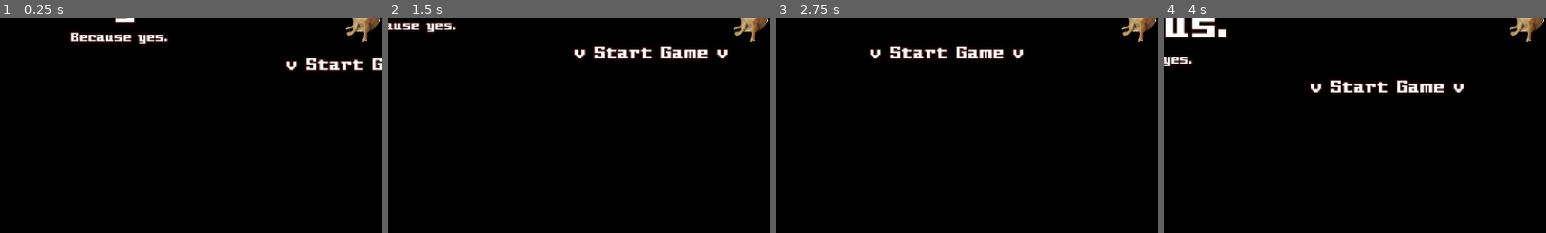
Above: before the commit, frames 1-4 (left to right).
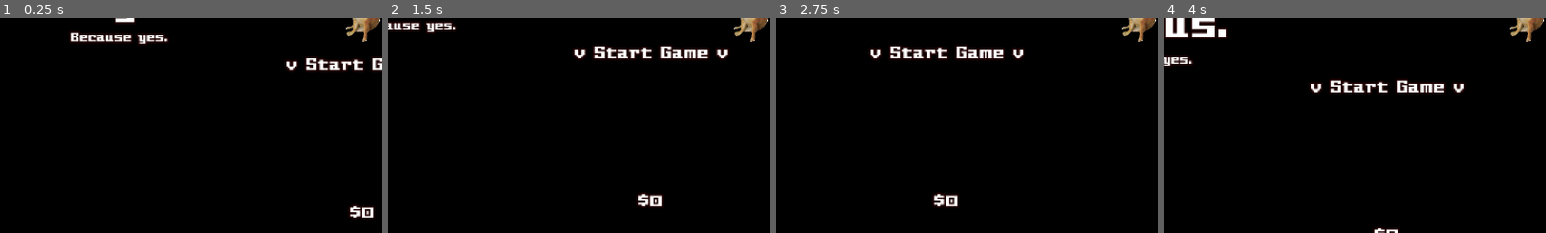
Above: after the commit, the same moments.

Repository: snoutibur-academic/Dingy-Dungeon-Game
Game: Godot game, scene res://Scenes/Main/Main.tscn
The game is run twice, just before and just after one commit, with the same random seed, the same clock (stepped at 60 frames per second) and the same inputs.
Inputs:
- Up to frame 1 (0.25 s): no input
- Up to frame 2 (1.5 s): tap Enter at 0.5 s; hold D (right) 0.53-1.28 s; hold S (down) from 1.28 s (still down)
- Up to frame 3 (2.75 s): tap Space at 2 s; release S (down) at 2.03 s; hold D (right) from 2.03 s (still down)
- Up to frame 4 (4 s): release D (right) at 2.78 s; hold W (up) 2.78-3.53 s; tap Enter at 3.5 s; hold A (left) from 3.53 s (still down)
The pictures show only the part of the screen within x 2-52%, y 50-100%; the shares and areas given below are measured in that part.

The runs differ from the first frame. In frame 1, 0.4% of the frame differs, in the area x 91-98%, y 87-94%; in frame 2, 0.4%, in the area x 65-72%, y 81-88%; in frame 3, 0.4%; in frame 4, 0.2%.

Commit message:
Implemented save system
The basis of the save system has been implemented.

Diff:
--- a/GlobalScripts/Game.gd
+++ b/GlobalScripts/Game.gd
@@ -2,5 +2,6 @@
 
 var playerHP = 100
 var playerMaxHP = 100
+var money = 0
 
 var room = 0
--- /dev/null
+++ b/GlobalScripts/Utils.gd
@@ -0,0 +1,31 @@
+extends Node
+
+"Save/load system"
+const SaveLocation = "res://DingusSaveData.bin" # Define save location
+
+var saveFileR = FileAccess.open(SaveLocation, FileAccess.READ) # Access saveFileR for read
+
+func saveGame():
+	var file = FileAccess.open(SaveLocation, FileAccess.WRITE) # Access saveFileR for write
+
+	# Data to store
+	var data: Dictionary = {
+		"money": Game.money,
+	}
+
+	# Convert to json and write to saveFileR
+	var jstr = JSON.stringify(data)
+	file.store_line(jstr)
+
+func loadGame():
+	if saveFileR.file_exists(SaveLocation):
+		if not saveFileR.eof_reached():
+			var curLine = JSON.parse_string(saveFileR.get_line())
+			if curLine:
+				Game.money = curLine["money"]
+
+func saveExists():
+	if saveFileR.file_exists(SaveLocation):
+		return true
+	else:
+		return false
--- a/Scenes/Levels/DebugLevel.gd
+++ b/Scenes/Levels/DebugLevel.gd
@@ -9,3 +9,11 @@
 func _on_hurt_me_pressed():
 	print("Debug Hurt pressed.")
 	Game.playerHP -= 10
+
+func _on_save_button_pressed():
+	Utils.saveGame()
+	print("Debug: Save game")
+
+func _on_add_money_pressed():
+	Game.money += 10
+	print("Game money is now $" + str(Game.money))
--- a/Scenes/Levels/DebugLevel.tscn
+++ b/Scenes/Levels/DebugLevel.tscn
@@ -24,4 +24,22 @@
 theme = ExtResource("5_0t6ni")
 text = "(debug) Hurt"
 
+[node name="SaveButton" type="Button" parent="."]
+offset_left = 33.0
+offset_top = 88.0
+offset_right = 206.0
+offset_bottom = 123.0
+theme = ExtResource("5_0t6ni")
+text = "(debug) save"
+
+[node name="AddMoney" type="Button" parent="."]
+offset_left = 35.0
+offset_top = 129.0
+offset_right = 208.0
+offset_bottom = 164.0
+theme = ExtResource("5_0t6ni")
+text = "{debug} $++"
+
 [connection signal="pressed" from="HurtMe" to="." method="_on_hurt_me_pressed"]
+[connection signal="pressed" from="SaveButton" to="." method="_on_save_button_pressed"]
+[connection signal="pressed" from="AddMoney" to="." method="_on_add_money_pressed"]
--- a/Scenes/Main/Main.tscn
+++ b/Scenes/Main/Main.tscn
@@ -19,8 +19,12 @@
 [sub_resource type="RectangleShape2D" id="RectangleShape2D_jjuu5"]
 size = Vector2(163.75, 22.75)
 
-[sub_resource type="RectangleShape2D" id="RectangleShape2D_k3in8"]
-size = Vector2(164, 25)
+[sub_resource type="GDScript" id="GDScript_f11wq"]
+script/source = "extends Label
+
+func _process(delta):
+	self.text = \"$\" + str(Game.money)
+"
 
 [node name="Main" type="Node2D"]
 script = ExtResource("1_fobvs")
@@ -114,20 +118,15 @@
 horizontal_alignment = 1
 vertical_alignment = 1
 
-[node name="Settings" type="Area2D" parent="."]
-
-[node name="CollisionShape2D" type="CollisionShape2D" parent="Settings"]
-position = Vector2(0, -55.5)
-shape = SubResource("RectangleShape2D_k3in8")
-
-[node name="SettingsLabel" type="Label" parent="Settings"]
-offset_left = -87.0
-offset_top = -65.0
-offset_right = 86.0
-offset_bottom = -45.0
+[node name="CurrencyDisplay" type="Label" parent="."]
+offset_left = -68.0
+offset_top = 170.0
+offset_right = 69.0
+offset_bottom = 196.0
 theme = ExtResource("2_ngmpq")
-theme_override_font_sizes/font_size = 11
+text = "{currencyDisplay}"
 horizontal_alignment = 1
 vertical_alignment = 1
+script = SubResource("GDScript_f11wq")
 
 [connection signal="body_entered" from="StartPlayerDetection" to="." method="_on_start_player_detection_body_entered"]
--- a/Scenes/Main/MainScene.gd
+++ b/Scenes/Main/MainScene.gd
@@ -1,10 +1,14 @@
 extends Node2D
 
-# Called when the node enters the scene tree for the first time.
 func _ready():
-	pass # Replace with function body.
+	pass
 
 "Start Game area"
 func _on_start_player_detection_body_entered(body:Node2D):
 	if body.name == "Player":
-		get_tree().change_scene_to_file(("res:///Scenes/Levels/DebugLevel.tscn"))
+		if Utils.saveExists():
+			print("Save file found!\nLOADING SAVE FILE")
+			Utils.loadGame()
+			get_tree().change_scene_to_file(("res:///Scenes/Levels/DebugLevel.tscn"))
+		else:
+			get_tree().change_scene_to_file(("res:///Scenes/Levels/DebugLevel.tscn"))
--- a/project.godot
+++ b/project.godot
@@ -19,6 +19,7 @@
 [autoload]
 
 Game="*res://GlobalScripts/Game.gd"
+Utils="*res://GlobalScripts/Utils.gd"
 
 [display]
 
Not shown, added: DingusSaveData.bin
